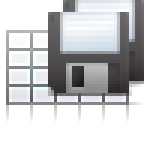
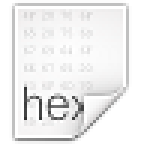
Revision of a layered 144×144 image; what changed, layer by layer:
added layer "Pasted Layer #28" above "Pasted Layer #27" over [9, 0, 132, 144]
hid "Pasted Layer #23" over [48, 0, 144, 96]
hid "edit-table-cell-split.png" over [6, 30, 144, 123]
